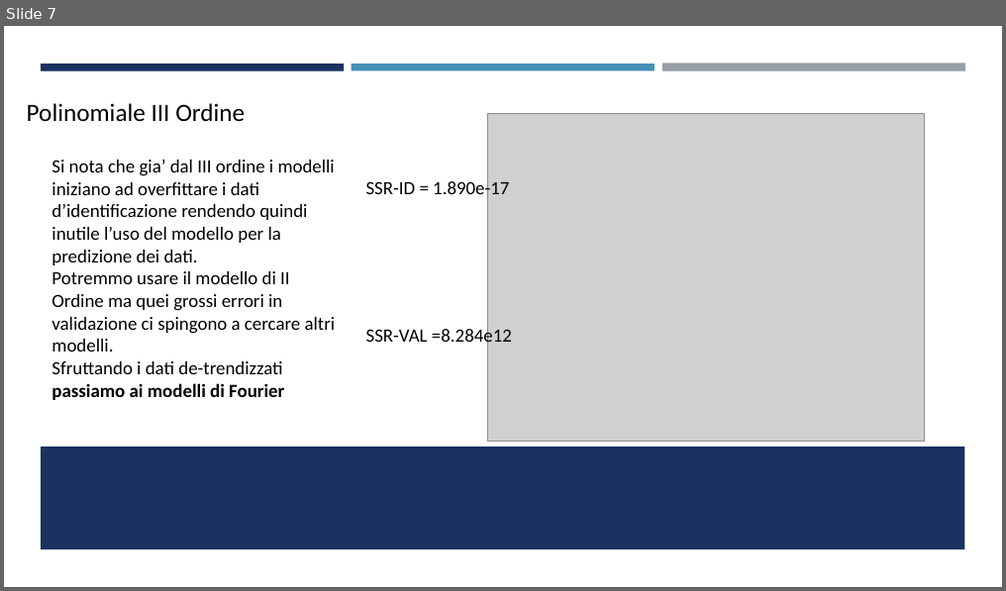
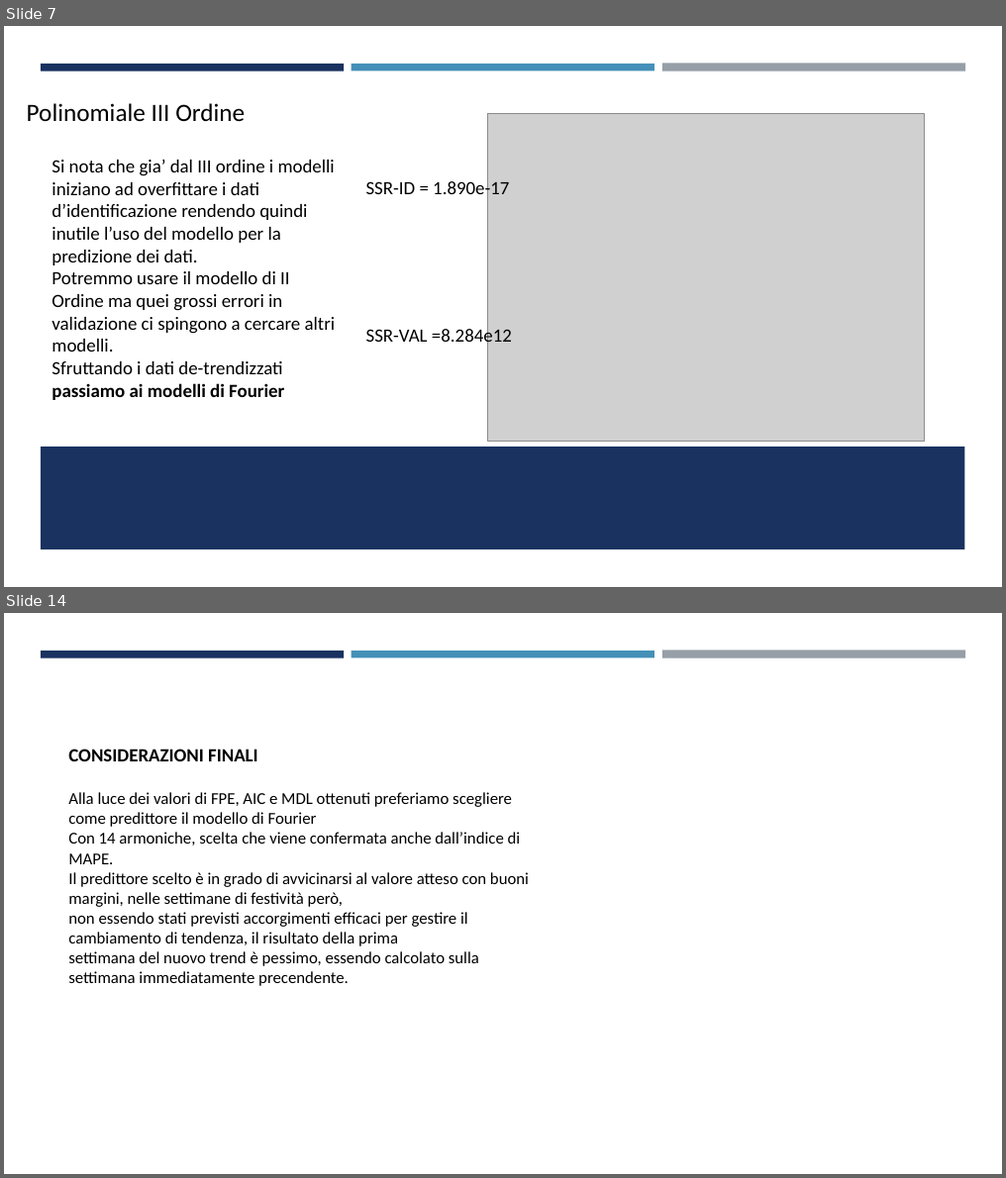
Before and after one commit to FabioPezzini/ShortTerm-Predictor, a slide deck: ProvaPresentazione.pptx. Shown one above the other, each under a label of ours: slide 7 before the commit, slides 7 and 14 after it; the slides between them are not shown. The pictures are 1006x591 and 1006x1178 pixels, drawn with LibreOffice and Linux fonts; fonts in the diff are those of the drawing; grey boxes stand for pictures. Boxes give left, top, right and bottom in pixels: in the first picture for what was removed or moved away, otherwise in the second. Text is boxed around its words. In the diff, an @@ line names an element or a change of style, - is before the commit and + after.

```diff
--- a/ProvaPresentazione.pptx
+++ b/ProvaPresentazione.pptx
@@ slide 14 added at (x1=4, y1=613, x2=1002, y2=1174), background #FFFFFF; not listed: 3 template elements that a slide beside it also shows @@
@@ text added at (x1=68, y1=749, x2=529, y2=986), 16 pt, text #000000 @@
+CONSIDERAZIONI FINALI
+Alla luce dei valori di FPE, AIC e MDL ottenuti preferiamo scegliere come predittore il modello di Fourier
+Con 14 armoniche, scelta che viene confermata anche dall’indice di MAPE.
+Il predittore scelto è in grado di avvicinarsi al valore atteso con buoni margini, nelle settimane di festività però,
+non essendo stati previsti accorgimenti efficaci per gestire il cambiamento di tendenza, il risultato della prima
+settimana del nuovo trend è pessimo, essendo calcolato sulla settimana immediatamente precendente.
```
Also in this commit, not shown: 2 slides changed, 5 other slides added, 4 slides removed, 1 other file.
